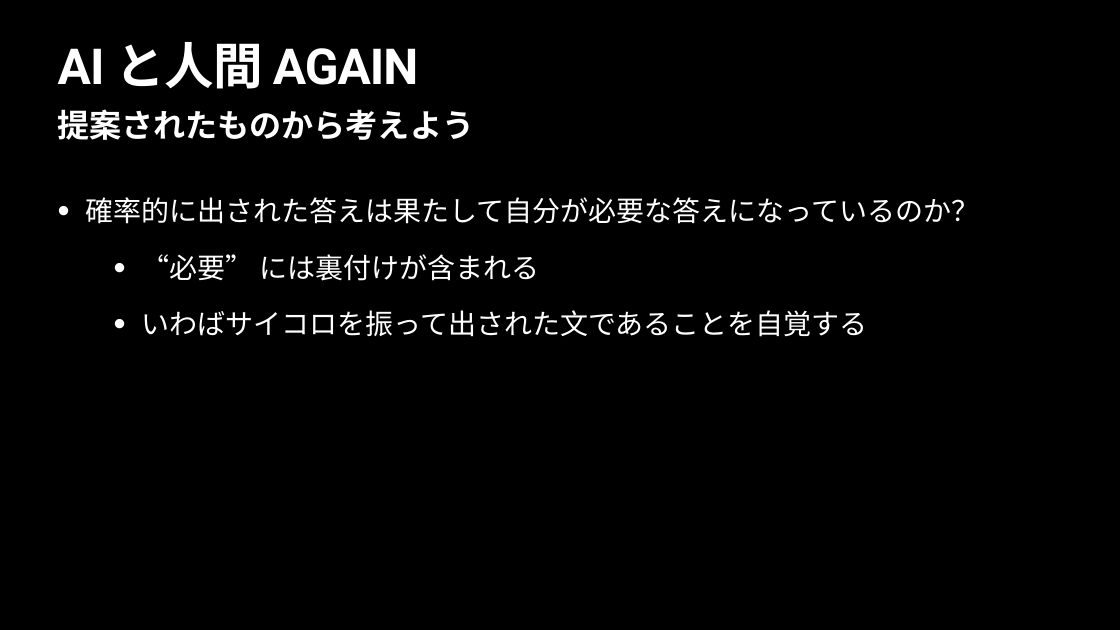
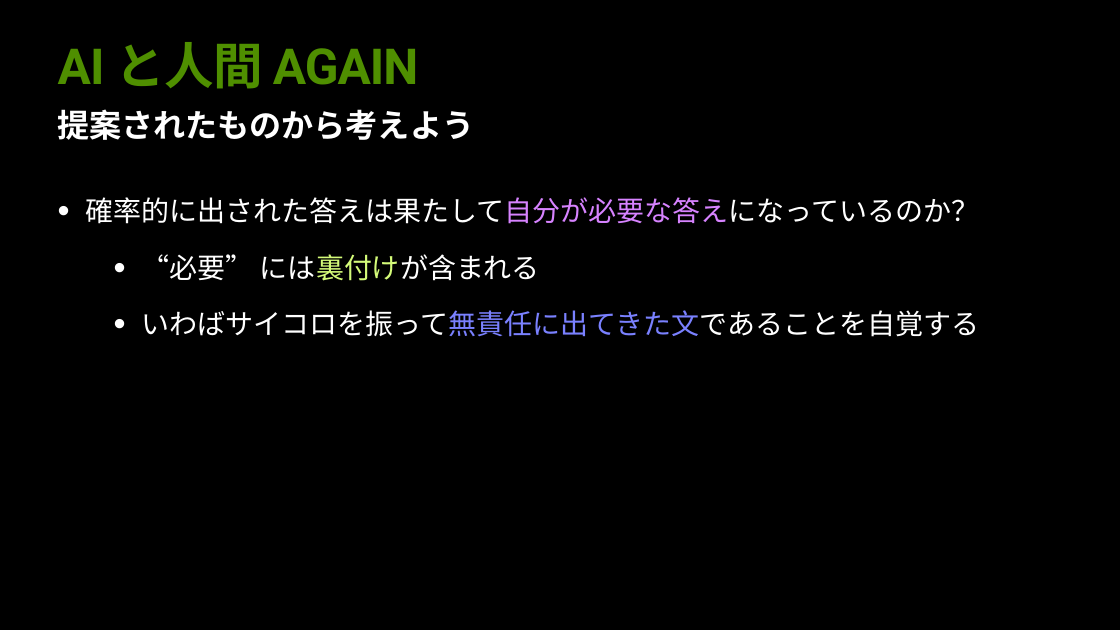
Before and after one commit to madokanishimura-next/genAI_lecture, a slide deck: slide 9 of intro_genAI_slides.pptx. Drawn at 1120x630 pixels with LibreOffice and Linux fonts; fonts in the diff are those of the drawing. Boxes give left, top, right and bottom in pixels: in the first picture for what was removed or moved away, otherwise in the second. Text is boxed around its words. In the diff, an @@ line names an element or a change of style, - is before the commit and + after.

```diff
--- a/intro_genAI_slides.pptx
+++ b/intro_genAI_slides.pptx
@@ title "AI と人間 AGAIN" at (58, 42, 419, 89): text colour #FFFFFF to #4F8F00 @@
@@ text at (86, 197, 980, 281): text colour #FFFFFF to #D783FF in "確率的に出された答えは果たして自分が必要な答えになっているのか？"; text colour #FFFFFF to #D4FB79 in "には裏付けが含まれる" @@
@@ text at (142, 310, 979, 337): text changed @@
-    • いわばサイコロを振って出された文であることを自覚する
+    • いわばサイコロを振って無責任に出てきた文であることを自覚する
```
Also in this commit, not shown: 5 other slides changed, 3 other files.
